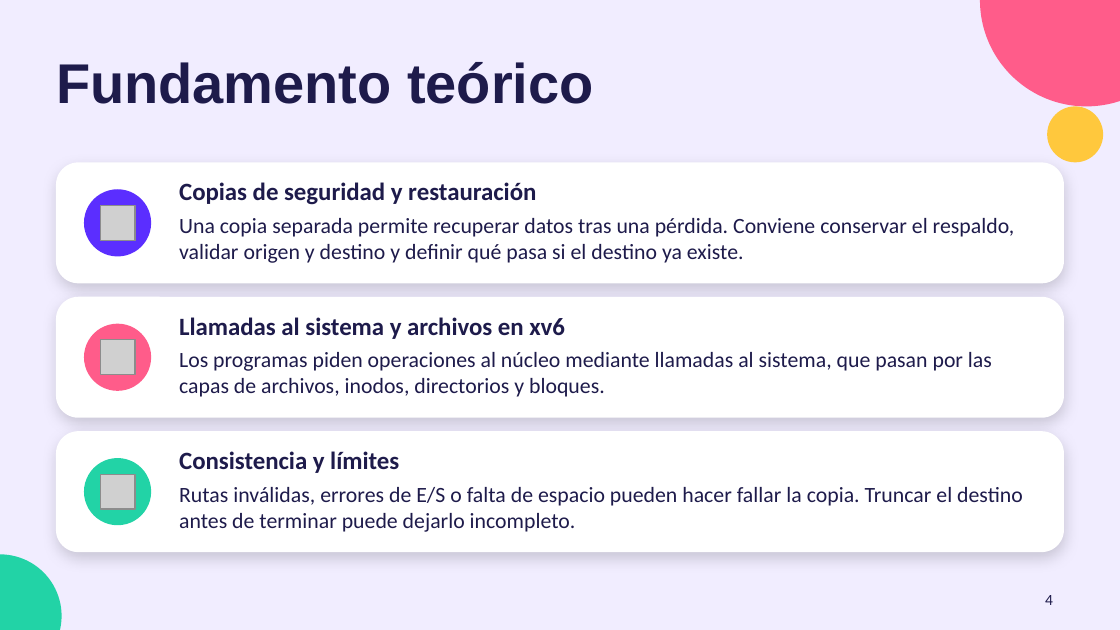
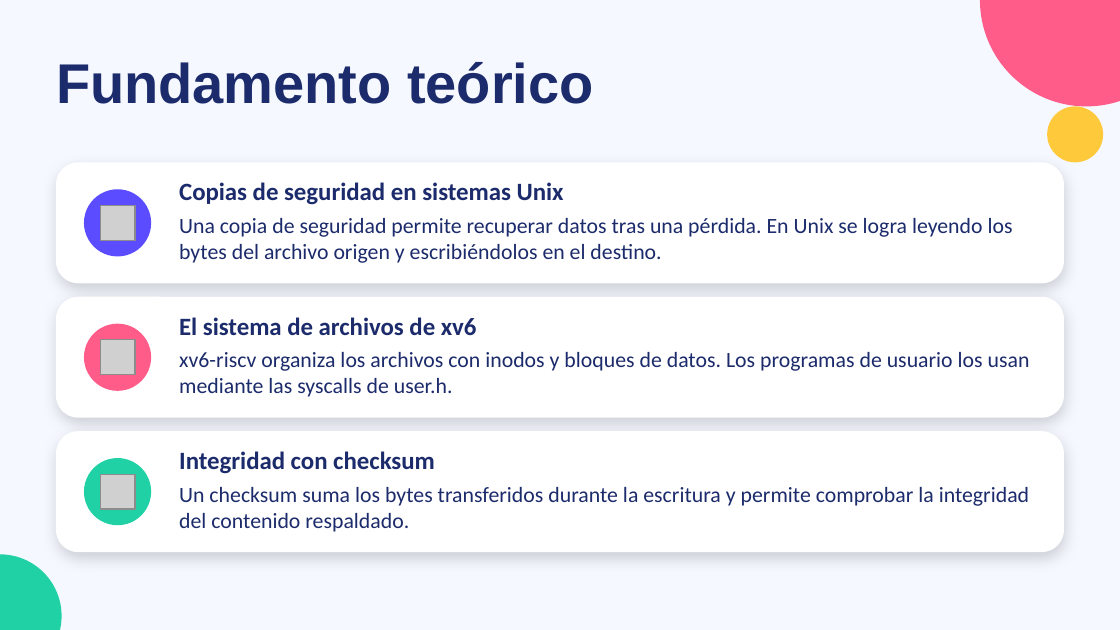
Before and after one commit to jhonatancarrillo/xv6-trabajoFinal, a slide deck: slide 4 of documentacion/restauracion_xv6_canva.pptx. Drawn at 1120x630 pixels with LibreOffice and Linux fonts; fonts in the diff are those of the drawing; grey boxes stand for pictures. Boxes give left, top, right and bottom in pixels: in the first picture for what was removed or moved away, otherwise in the second. Text is boxed around its words. In the diff, an @@ line names an element or a change of style, - is before the commit and + after.

```diff
--- a/documentacion/restauracion_xv6_canva.pptx
+++ b/documentacion/restauracion_xv6_canva.pptx
@@ background #F1EDFF to #F5F8FF @@
@@ title "Fundamento teórico" at <box>56,62,594,104</box>: text colour #1E1B4B to #1C2B6B @@
@@ ellipse at <box>84,189,151,256</box>: fill #5B2EFF to #5B4DFF @@
@@ text at <box>179,182,564,205</box>: text changed; text colour #1E1B4B to #1C2B6B @@
-Copias de seguridad y restauración
+Copias de seguridad en sistemas Unix
@@ text at <box>179,218,1013,263</box>: text changed; text colour #1E1B4B to #1C2B6B @@
-Una copia separada permite recuperar datos tras una pérdida. Conviene conservar el respaldo, validar origen y destino y definir qué pasa si el destino ya existe.
+Una copia de seguridad permite recuperar datos tras una pérdida. En Unix se logra leyendo los bytes del archivo origen y escribiéndolos en el destino.
@@ text at <box>179,317,477,335</box>: text changed; text colour #1E1B4B to #1C2B6B @@
-Llamadas al sistema y archivos en xv6
+El sistema de archivos de xv6
@@ text at <box>179,352,1030,397</box>: text changed; text colour #1E1B4B to #1C2B6B @@
-Los programas piden operaciones al núcleo mediante llamadas al sistema, que pasan por las capas de archivos, inodos, directorios y bloques.
+xv6-riscv organiza los archivos con inodos y bloques de datos. Los programas de usuario los usan mediante las syscalls de user.h.
@@ text at <box>179,451,435,474</box>: text changed; text colour #1E1B4B to #1C2B6B @@
-Consistencia y límites
+Integridad con checksum
@@ text at <box>179,487,1029,532</box>: text changed; text colour #1E1B4B to #1C2B6B @@
-Rutas inválidas, errores de E/S o falta de espacio pueden hacer fallar la copia. Truncar el destino antes de terminar puede dejarlo incompleto.
+Un checksum suma los bytes transferidos durante la escritura y permite comprobar la integridad del contenido respaldado.
@@ page number removed at <box>1045,595,1053,605</box> @@
-4
```
Also in this commit, not shown: 12 other slides changed, 6 slides added, 1 slide removed.
